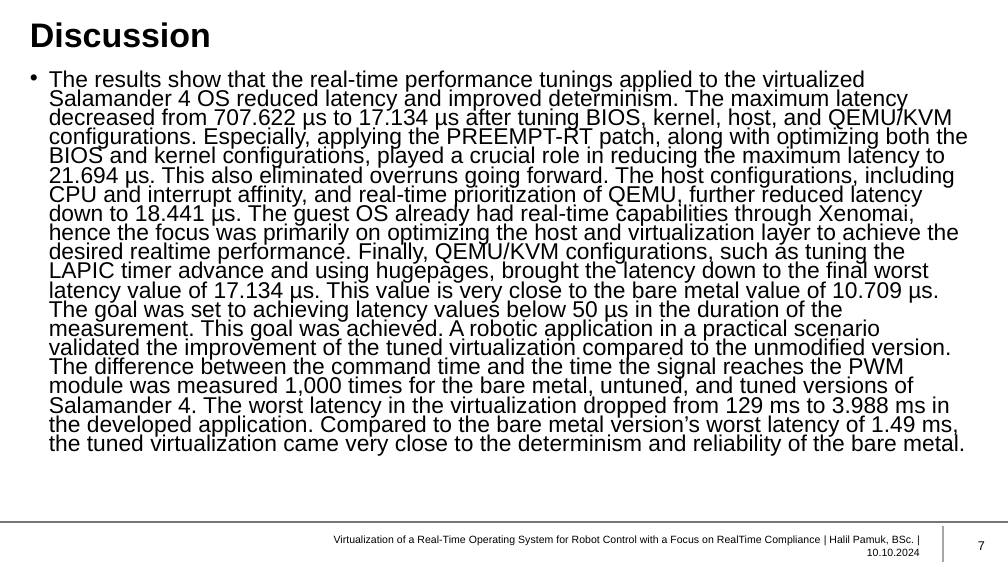
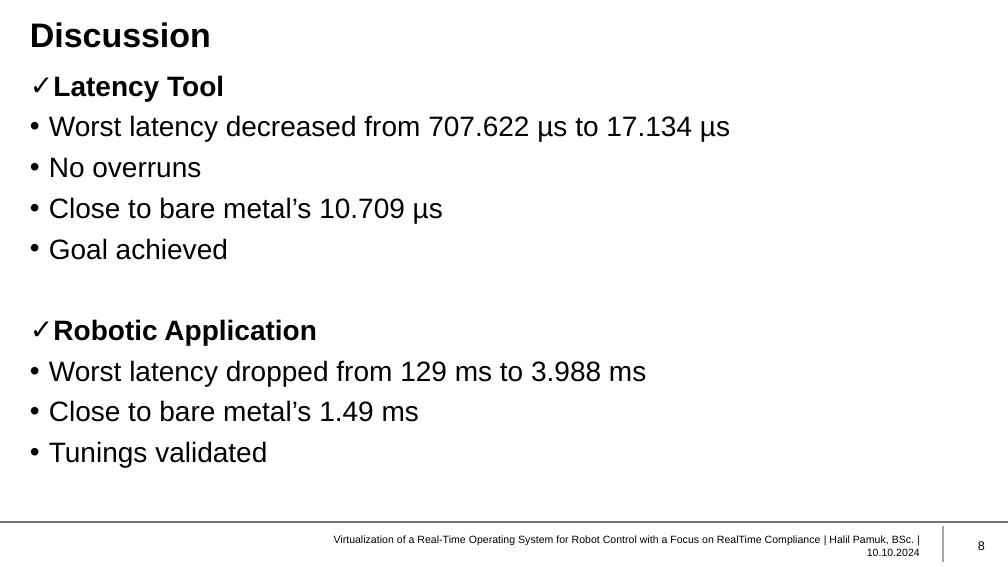
Before and after one commit to HIP24/Masterarbeit, a slide deck: slide 8 of Masterprüfung/Presentation/Presentation.pptx (slide 7 before the commit). Drawn at 1008x567 pixels with LibreOffice and Linux fonts; fonts in the diff are those of the drawing; background and template pictures are left out. Boxes give left, top, right and bottom in pixels: in the first picture for what was removed or moved away, otherwise in the second. Text is boxed around its words. In the diff, an @@ line names an element or a change of style, - is before the commit and + after.

Commit message:
presentation

```diff
--- a/Masterprüfung/Presentation/Presentation.pptx
+++ b/Masterprüfung/Presentation/Presentation.pptx
@@ text at bbox=[49, 75, 730, 467]: text changed; size 16.3 to 20 pt @@
-• The results show that the real-time performance tunings applied to the virtualized Salamander 4 OS reduced latency and improved determinism. The maximum latency decreased from 707.622 µs to 17.134 µs after tuning BIOS, kernel, host, and QEMU/KVM configurations. Especially, applying the PREEMPT-RT patch, along with optimizing both the BIOS and kernel configurations, played a crucial role in reducing the maximum latency to 21.694 µs. This also eliminated overruns going forward. The host configurations, including CPU and interrupt affinity, and real-time prioritization of QEMU, further reduced latency down to 18.441 µs. The guest OS already had real-time capabilities through Xenomai, hence the focus was primarily on optimizing the host and virtualization layer to achieve the desired realtime performance. Finally, QEMU/KVM configurations, such as tuning the LAPIC timer advance and using hugepages, brought the latency down to the final worst latency value of 17.134 µs. This value is very close to the bare metal value of 10.709 µs. The goal was set to achieving latency values below 50 µs in the duration of the measurement. This goal was achieved. A robotic application in a practical scenario validated the improvement of the tuned virtualization compared to the unmodified version. The difference between the command time and the time the signal reaches the PWM module was measured 1,000 times for the bare metal, untuned, and tuned versions of Salamander 4. The worst latency in the virtualization dropped from 129 ms to 3.988 ms in the developed application. Compared to the bare metal version’s worst latency of 1.49 ms, the tuned virtualization came very close to the determinism and reliability of the bare metal.
+✓ Latency Tool
+• Worst latency decreased from 707.622 µs to 17.134 µs
+• No overruns
+• Close to bare metal’s 10.709 µs
+• Goal achieved
+✓ Robotic Application
+• Worst latency dropped from 129 ms to 3.988 ms
+• Close to bare metal’s 1.49 ms
+• Tunings validated
@@ page number at bbox=[978, 541, 985, 550]: text changed @@
-7
+8
```
Also in this commit, not shown: 8 other slides changed, 1 slide added.
